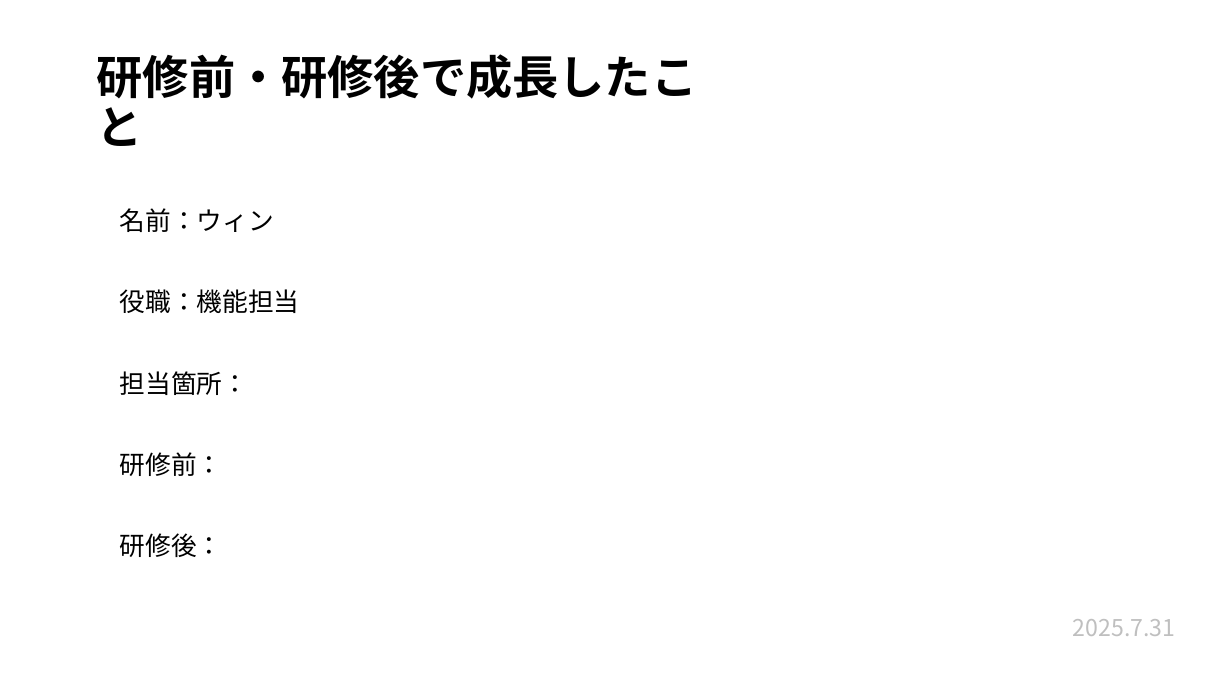
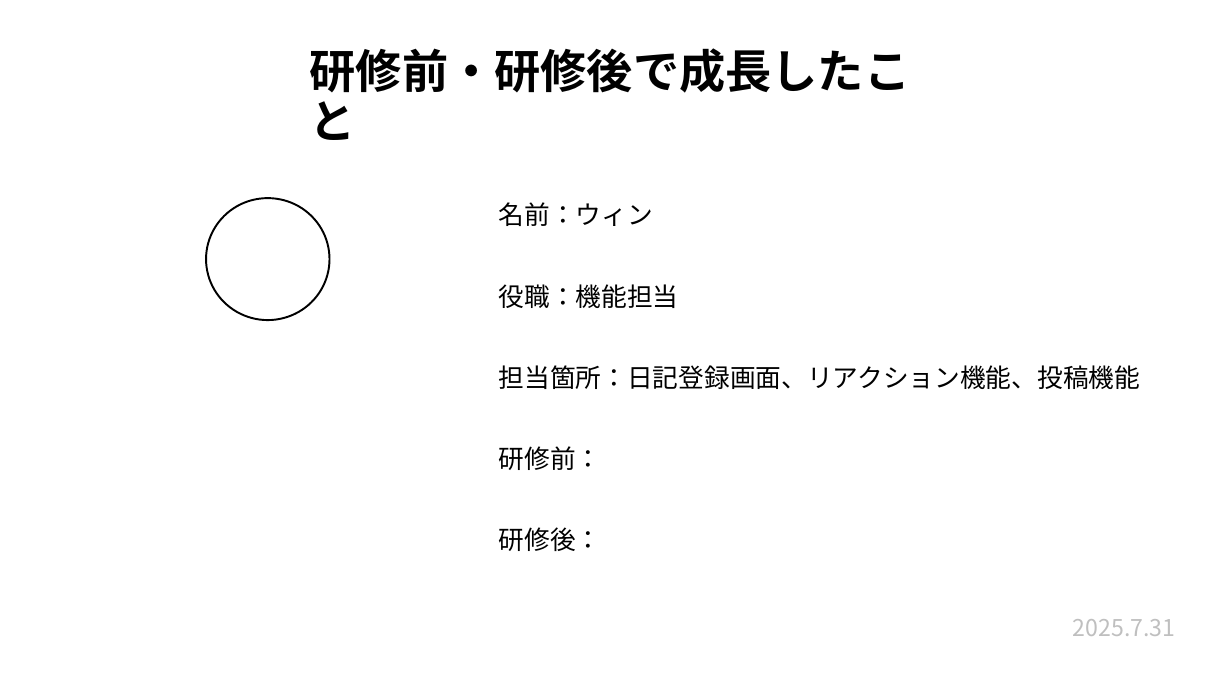
Before and after one commit to plusdojo2025/a2-7, a slide deck: slide 15 of 発表準備/7月成果発表会.pptx. Drawn at 1232x693 pixels with LibreOffice and Linux fonts; fonts in the diff are those of the drawing. Boxes give left, top, right and bottom in pixels: in the first picture for what was removed or moved away, otherwise in the second. Text is boxed around its words. In the diff, an @@ line names an element or a change of style, - is before the commit and + after.

```diff
--- a/発表準備/7月成果発表会.pptx
+++ b/発表準備/7月成果発表会.pptx
@@ title "研修前・研修後で成長したこと": place and size @@
-title "研修前・研修後で成長したこと" at <box>97,54,698,146</box>
+title "研修前・研修後で成長したこと" at <box>310,48,911,140</box>
@@ ellipse added at <box>206,198,330,320</box>, fill #FFFFFF, outline #000000 1.5 pt @@
@@ text "名前：ウィン": place and size @@
-text "名前：ウィン" at <box>120,208,300,557</box>
+text "名前：ウィン" at <box>499,202,1140,551</box>
@@ text at <box>499,365,1140,389</box>: text changed @@
-担当箇所：
+担当箇所：日記登録画面、リアクション機能、投稿機能
```
Also in this commit, not shown: 14 other slides changed.
